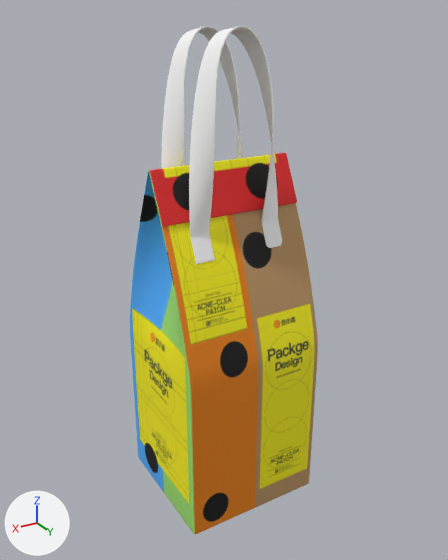
Two versions of the glTF model public/models/2949.glb, one commit apart.
Camera for both pictures: a 50 mm camera at (229.0, 387.0, 240.0) aimed at (-2.0, 2.0, 47.0). Lighting does not change. The marker at lower left points along +X, +Y and +Z. The first picture is the older version. Where no turn or scale is listed for an object, it has been applied to the vertices.

Before the edit, the objects in view are built like this:
```python
mat_01___default1_001 = principled_material('01 - Default1.001')
mat_01___default1_001.base_color = (0.992, 0.992, 0.992)  # white #fefefe
mat_01___default1_001.roughness = 0.553
mat_09___d1_001 = principled_material('09 - D1.001')
mat_09___d1_001.texture = img_2
mat_09___d1_001.roughness = 0.553
me_mesh_003 = bpy.data.meshes.new('Mesh.003')
me_mesh_003.from_pydata(...)  # 8132 vertices, 16256 faces; spans x -37.0..37.0, y -34.0..34.0, z -77.0..77.0
me_mesh_003.materials.append(mat_01___default1_001)  # white #fefefe
me_mesh_004 = bpy.data.meshes.new('Mesh.004')
me_mesh_004.from_pydata(...)  # 3010 vertices, 5962 faces; spans x -57.0..57.0, y -55.0..55.0, z -140.0..140.0
me_mesh_004.materials.append(mat_09___d1_001)  # picture img_2
ob_手提绳 = bpy.data.objects.new('手提绳', me_mesh_003)
ob_手提绳.location = (0.4, -1.9, 155.4)
ob_贴图 = bpy.data.objects.new('贴图', me_mesh_004)
ob_贴图.location = (0.3, 1.0, 1.0)
```
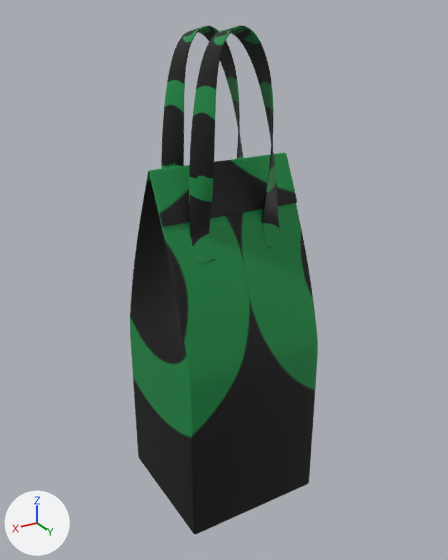
What differs and where, as boxes (x1, y1, x2, y2) in the pictures (448 x 560 px):
'贴图', surface changed (darker)
    both: (130, 153, 318, 534)
'手提绳', surface changed (darker)
    both: (161, 26, 282, 264)

The change in detail:
Picture 'AP_Watermark' (img_ap_watermark) is new.
In material '01 - Default1.001' (mat_01___default1_001), base_color is no longer (0.992, 0.992, 0.992), white #fefefe.
In material '01 - Default1.001' (mat_01___default1_001), texture is now set to img_ap_watermark.
Material '09 - D1.001' (mat_09___d1_001) changes its picture from img_2 to img_ap_watermark.
